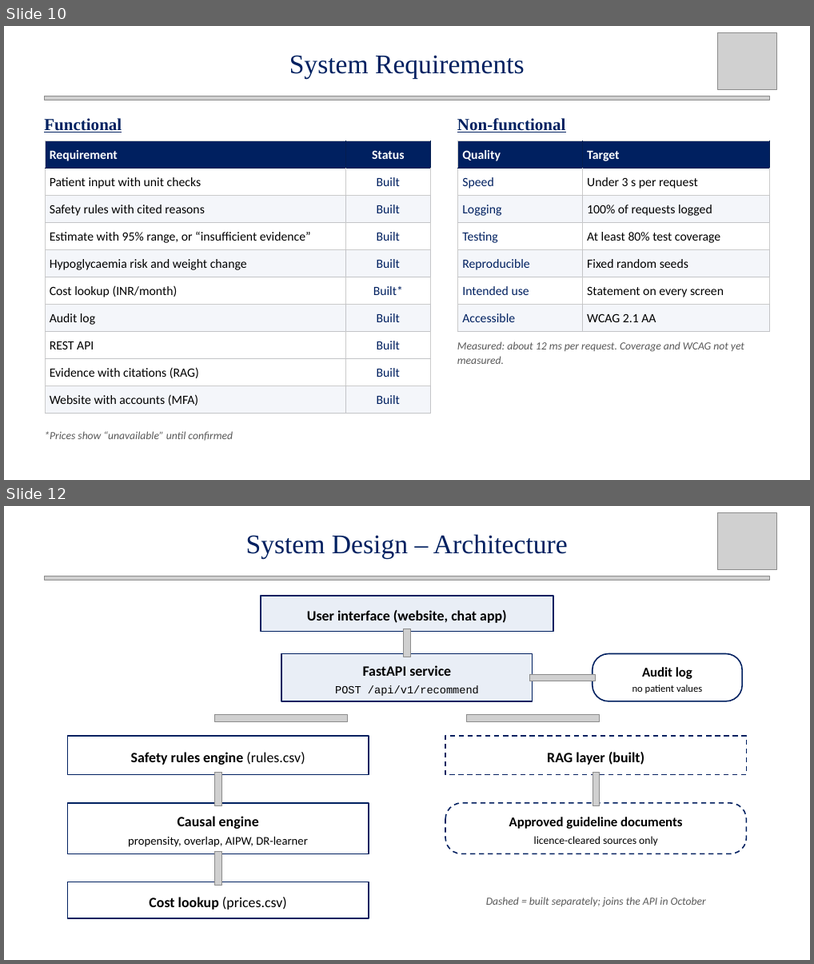
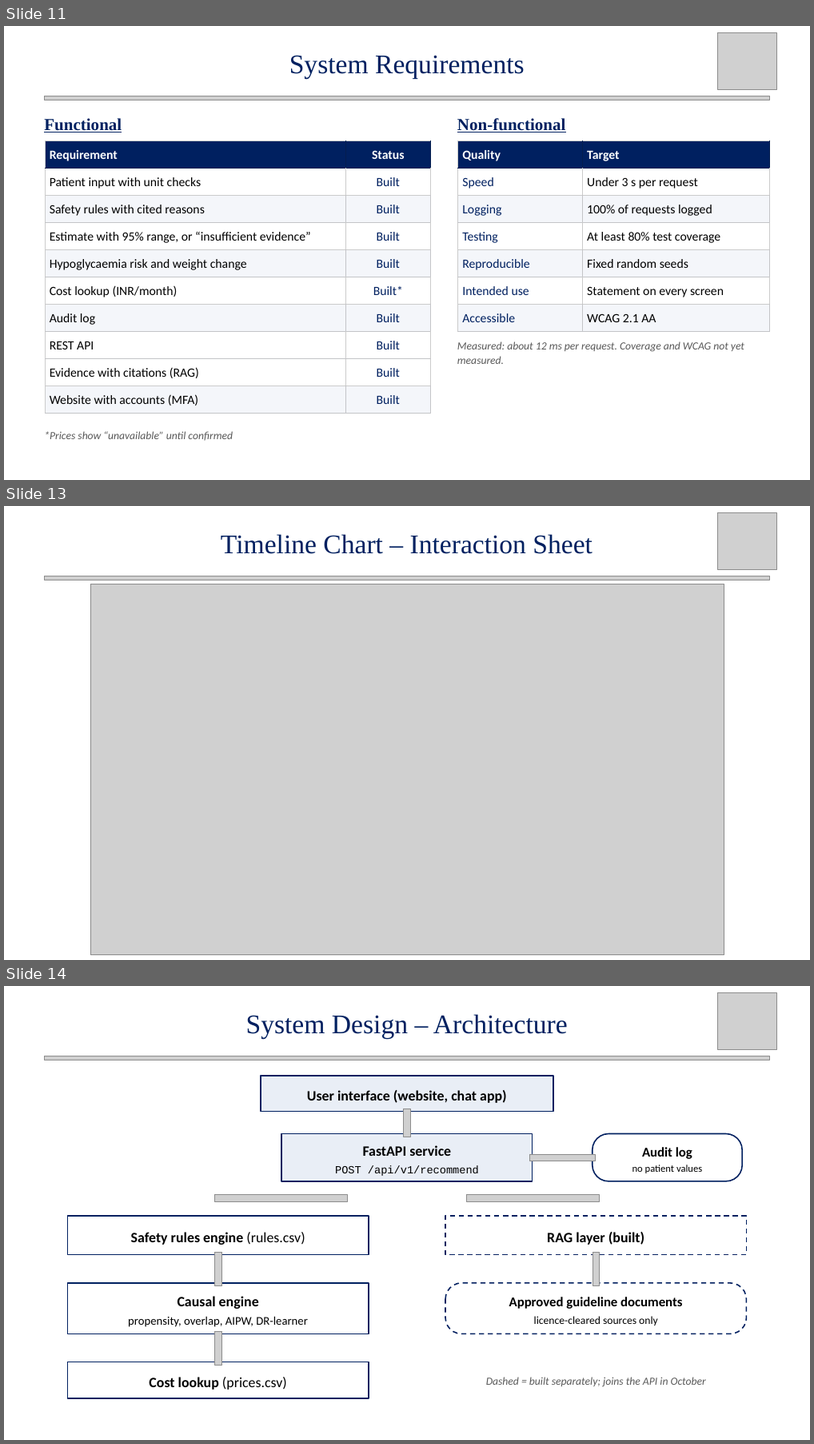
Before and after one commit to Rhian-Roy/DiaCausal-CDSS, a slide deck: docs/midsem/Intelligent_Diabetes_CDSS_MidSem_updated.pptx. Shown one above the other, each under a label of ours: slides 10 and 12 before the commit, slides 11, 13 and 14 after it; the slides between them are not shown. The pictures are 814x964 and 814x1444 pixels, drawn with LibreOffice and Linux fonts; fonts in the diff are those of the drawing; grey boxes stand for pictures; background and template pictures are left out. Boxes give left, top, right and bottom in pixels: in the first picture for what was removed or moved away, otherwise in the second. Text is boxed around its words. In the diff, an @@ line names an element or a change of style, - is before the commit and + after.

```diff
--- a/docs/midsem/Intelligent_Diabetes_CDSS_MidSem_updated.pptx
+++ b/docs/midsem/Intelligent_Diabetes_CDSS_MidSem_updated.pptx
@@ slide 13 added at <box>4,506,810,960</box>, background #FFFFFF @@
@@ picture added at <box>718,512,777,569</box> @@
@@ text added at <box>221,534,593,554</box>, 32 pt, text #002060 @@
+Timeline Chart – Interaction Sheet
@@ picture added at <box>45,576,770,580</box> @@
@@ picture added at <box>90,584,725,954</box> @@
@@ what was slide 10 is now slide 11 @@
@@ what was slide 12 is now slide 14 @@
```
Also in this commit, not shown: 5 slides changed, 3 other slides added, 12 other files.
